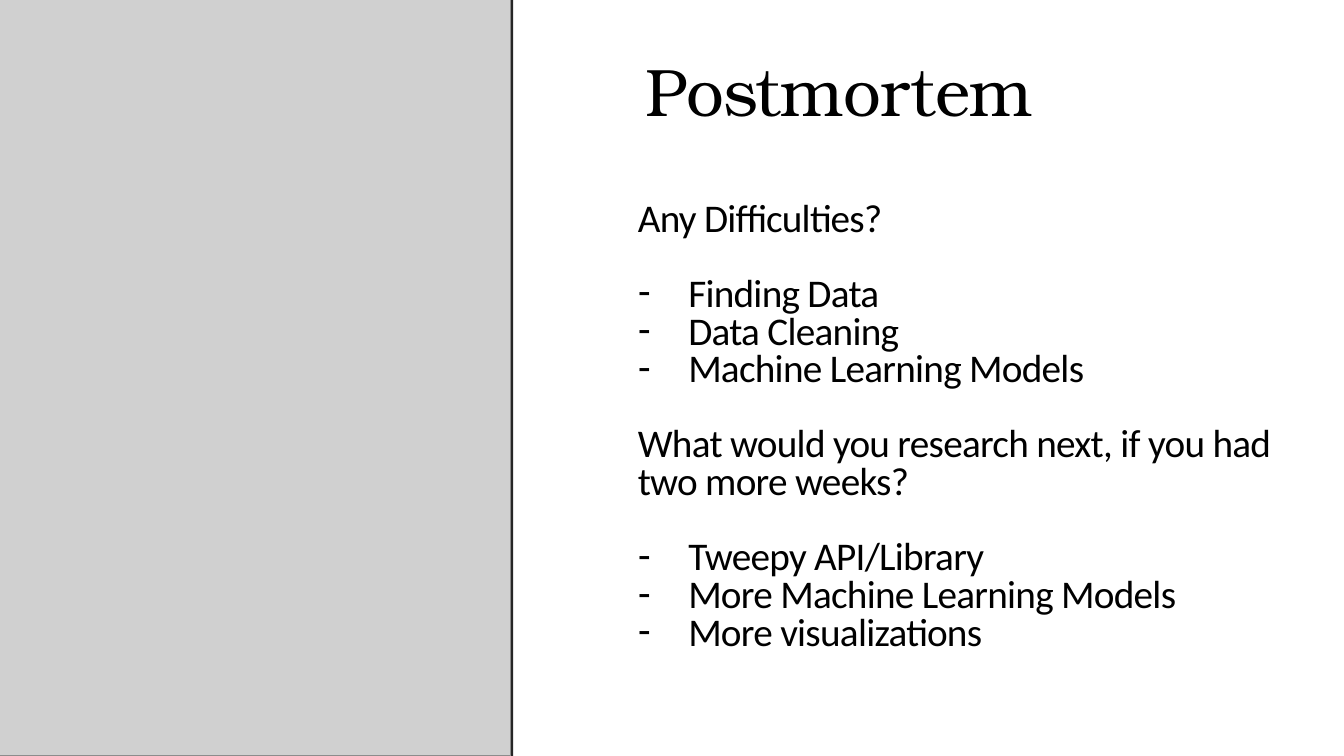
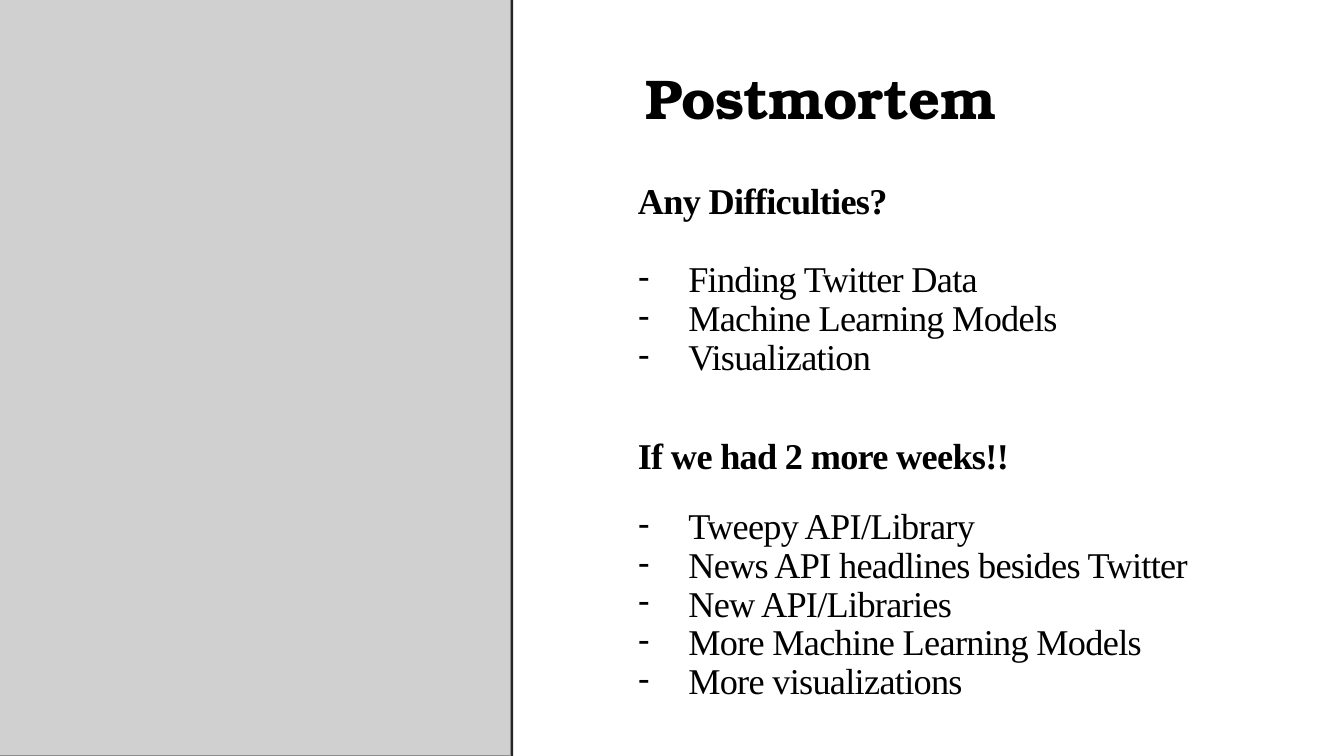
Before and after one commit to you915/Sentiment-Analysis-of-Twitter-Data-for-predicting-Apple-stock-price, a slide deck: slide 8 of Project 2 - Group 4.pptx. Drawn at 1344x756 pixels with LibreOffice and Linux fonts; fonts in the diff are those of the drawing; grey boxes stand for pictures. Boxes give left, top, right and bottom in pixels: in the first picture for what was removed or moved away, otherwise in the second. Text is boxed around its words. In the diff, an @@ line names an element or a change of style, - is before the commit and + after.

```diff
--- a/Project 2 - Group 4.pptx
+++ b/Project 2 - Group 4.pptx
@@ text "Postmortem" at (646,81,996,120): size 48 to 40 pt, bold on @@
@@ text "Any Difficulties?": place and size @@
-text "Any Difficulties?" at (638,279,1271,647)
+text "Any Difficulties?" at (638,188,1188,695)
@@ text at (638,188,1141,695): size 28 to 25.9 pt, font Calibri to Times New Roman in "Any Difficulties?", "Machine Learning Models", "Tweepy API/Library", "More Machine Learning Models" and 1 more places; bold on in "Any Difficulties?"; line spacing 0.8 to 0.7; more space between paragraphs @@
@@ text at (688,266,977,299): text changed; size 28 to 25.9 pt; font Calibri to Times New Roman @@
-– Finding Data
-– Data Cleaning
+– Finding Twitter Data
@@ text at (638,344,1009,470): text changed; size 28 to 25.9 pt; font Calibri to Times New Roman; bold on @@
-What would you research next, if you had two more weeks?
+– Visualization
+If we had 2 more weeks!!
@@ text at (688,552,1188,618): paragraphs added @@
+– News API headlines besides Twitter
+– New API/Libraries
```
Also in this commit, not shown: 5 other slides changed, 2 slides added, 2 slides removed.
